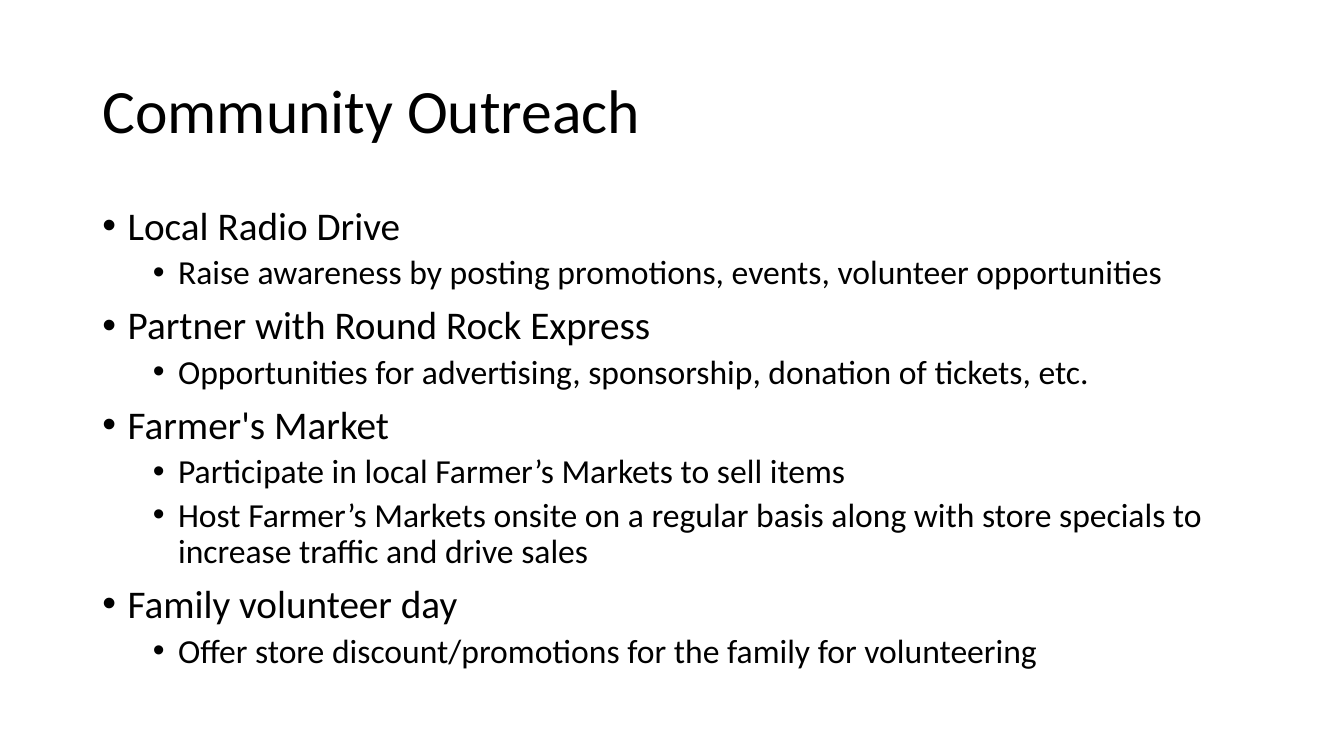
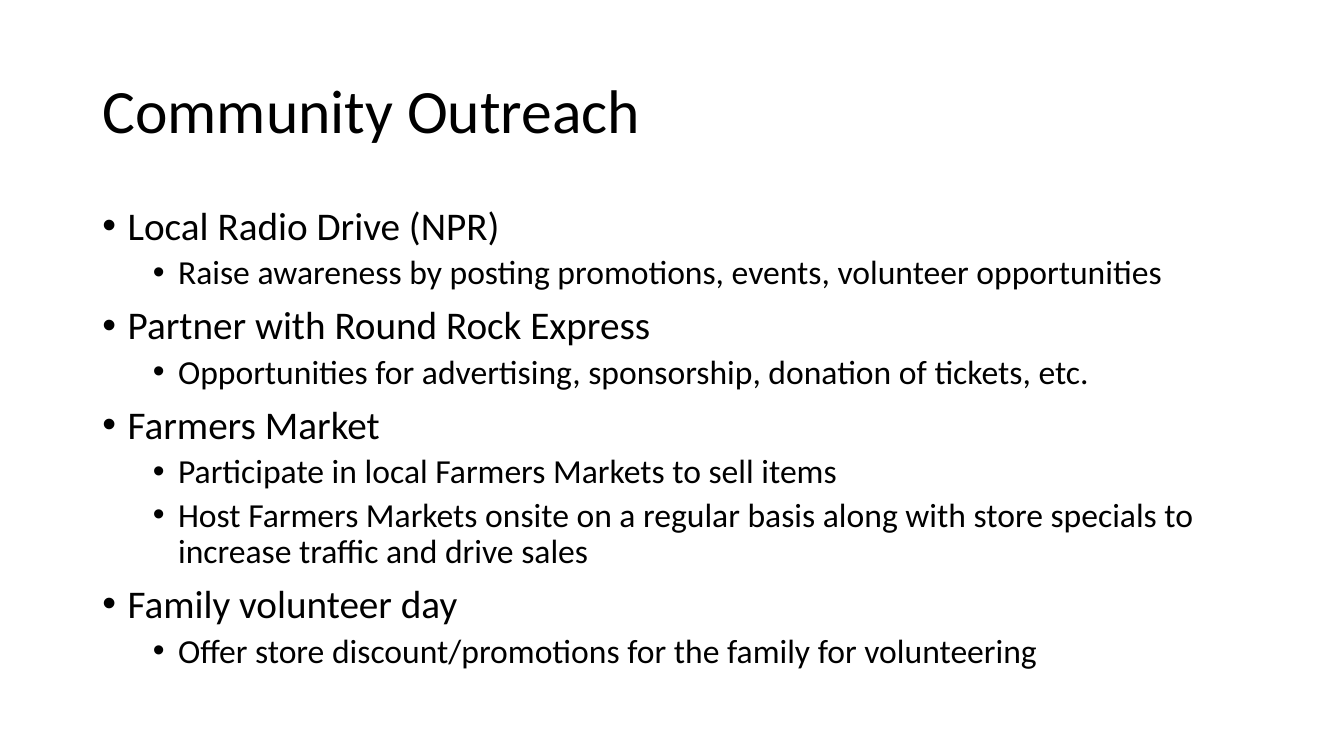
Before and after one commit to DellHelpAThon/RoundRockServingCenter_DigitalDreamers, a slide deck: slide 4 of RRASC Marketing Strategy Propossal.pptx (slide 7 before the commit). Drawn at 1344x756 pixels with LibreOffice and Linux fonts; fonts in the diff are those of the drawing. Boxes give left, top, right and bottom in pixels: in the first picture for what was removed or moved away, otherwise in the second. Text is boxed around its words. In the diff, an @@ line names an element or a change of style, - is before the commit and + after.

Commit message:
update from edits

```diff
--- a/RRASC Marketing Strategy Propossal.pptx
+++ b/RRASC Marketing Strategy Propossal.pptx
@@ text at (128, 211, 499, 246): text changed @@
-• Local Radio Drive
+• Local Radio Drive (NPR)
@@ text at (128, 411, 1193, 564): text changed @@
-• Farmer's Market
-  • Participate in local Farmer’s Markets to sell items
-  • Host Farmer’s Markets onsite on a regular basis along with store specials to increase traffic and drive sales
+• Farmers Market
+  • Participate in local Farmers Markets to sell items
+  • Host Farmers Markets onsite on a regular basis along with store specials to increase traffic and drive sales
```
Also in this commit, not shown: 6 other slides changed, 6 slides added, 2 slides removed.
